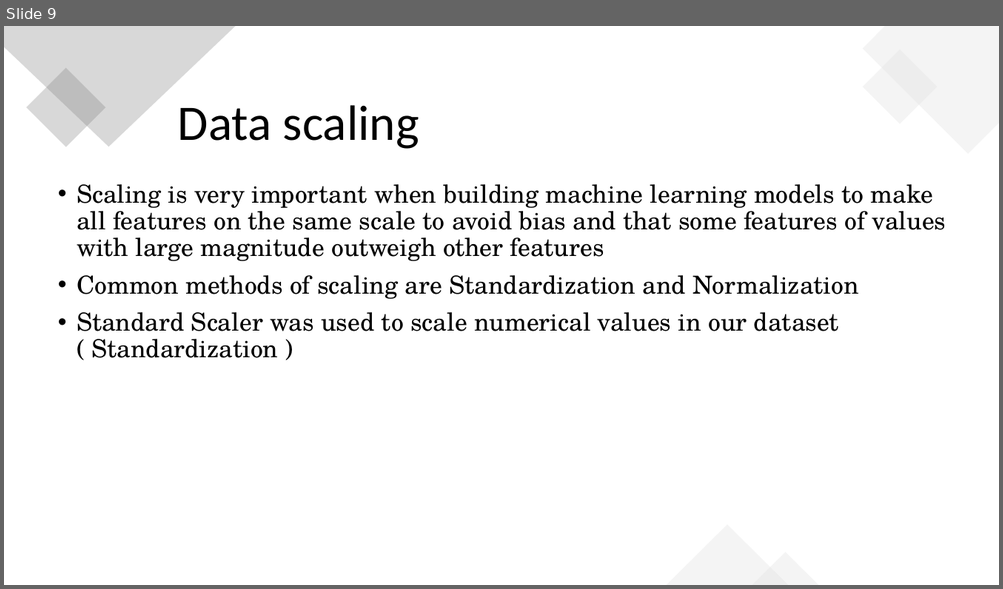
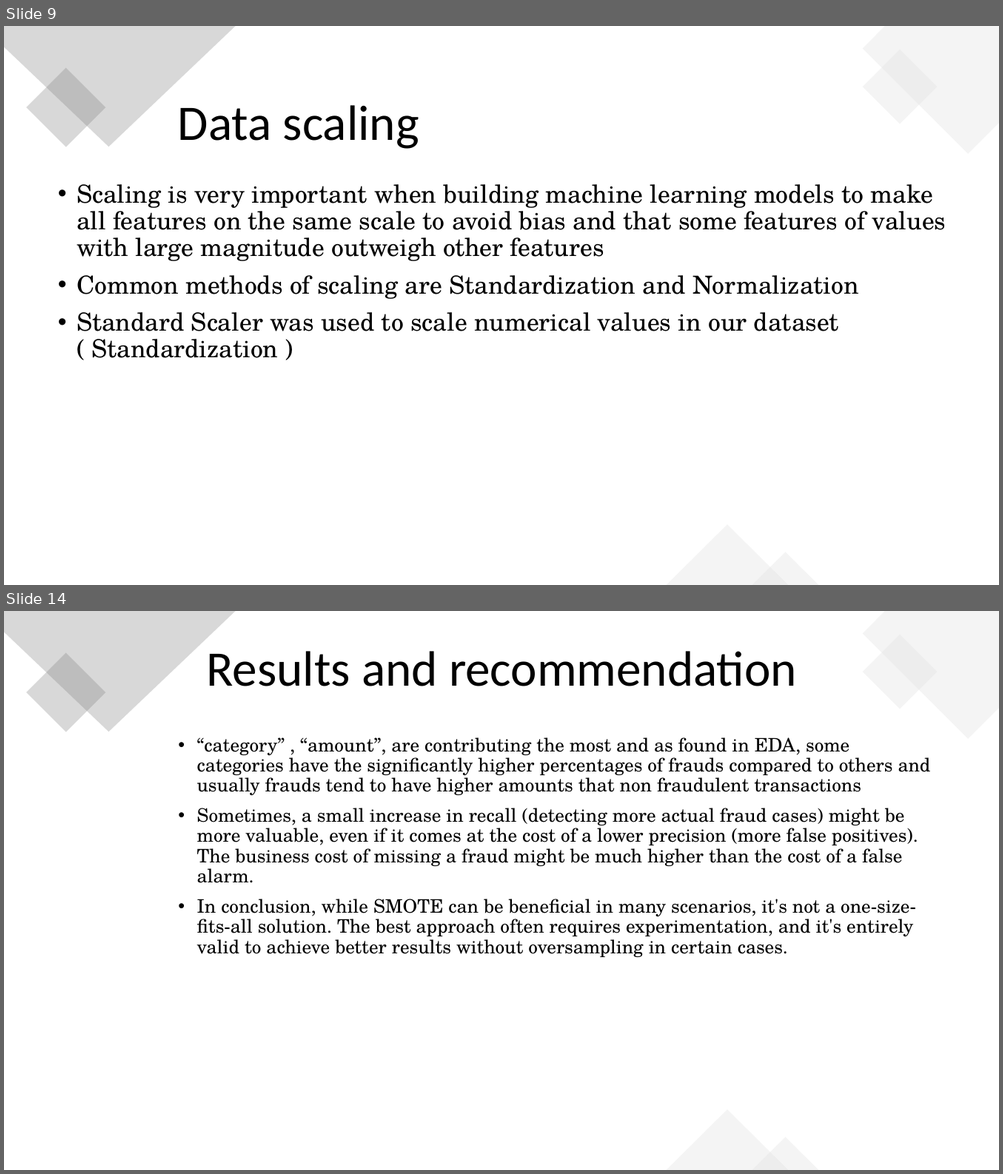
Before and after one commit to omaralsabbah/Fraud, a slide deck: Omar_AlSabbah_assignment_presentation.pptx. Shown one above the other, each under a label of ours: slide 9 before the commit, slides 9 and 14 after it; the slides between them are not shown. The pictures are 1003x589 and 1003x1174 pixels, drawn with LibreOffice and Linux fonts; fonts in the diff are those of the drawing. Boxes give left, top, right and bottom in pixels: in the first picture for what was removed or moved away, otherwise in the second. Text is boxed around its words. In the diff, an @@ line names an element or a change of style, - is before the commit and + after.

Commit message:
Add files via upload
Presentation for the Fraud case study

```diff
--- a/Omar_AlSabbah_assignment_presentation.pptx
+++ b/Omar_AlSabbah_assignment_presentation.pptx
@@ slide 14 added at (x1=4, y1=611, x2=999, y2=1170), background #FFFFFF @@
@@ freeform shape added at (x1=4, y1=611, x2=236, y2=732), fill #808080 at 30% opacity @@
@@ freeform shape added at (x1=862, y1=611, x2=999, y2=739), fill #DDDDDD at 30% opacity @@
@@ rectangle added at (x1=26, y1=653, x2=105, y2=732), fill #808080 at 30% opacity @@
@@ title added at (x1=207, y1=651, x2=797, y2=686), 48 pt, text #000000 @@
+Results and recommendation
@@ rectangle added at (x1=862, y1=635, x2=937, y2=709), fill #DDDDDD at 30% opacity @@
@@ text added at (x1=197, y1=738, x2=930, y2=957), 18 pt, text #000000 @@
+• “category” , “amount”, are contributing the most and as found in EDA, some categories have the significantly higher percentages of frauds compared to others and usually frauds tend to have higher amounts that non fraudulent transactions
+• Sometimes, a small increase in recall (detecting more actual fraud cases) might be more valuable, even if it comes at the cost of a lower precision (more false positives). The business cost of missing a fraud might be much higher than the cost of a false alarm.
+• In conclusion, while SMOTE can be beneficial in many scenarios, it's not a one-size-fits-all solution. The best approach often requires experimentation, and it's entirely valid to achieve better results without oversampling in certain cases.
@@ triangle added at (x1=666, y1=1111, x2=788, y2=1170), fill #DDDDDD at 30% opacity @@
@@ triangle added at (x1=752, y1=1138, x2=819, y2=1170), fill #DDDDDD at 30% opacity @@
```
Also in this commit, not shown: 5 slides changed.
